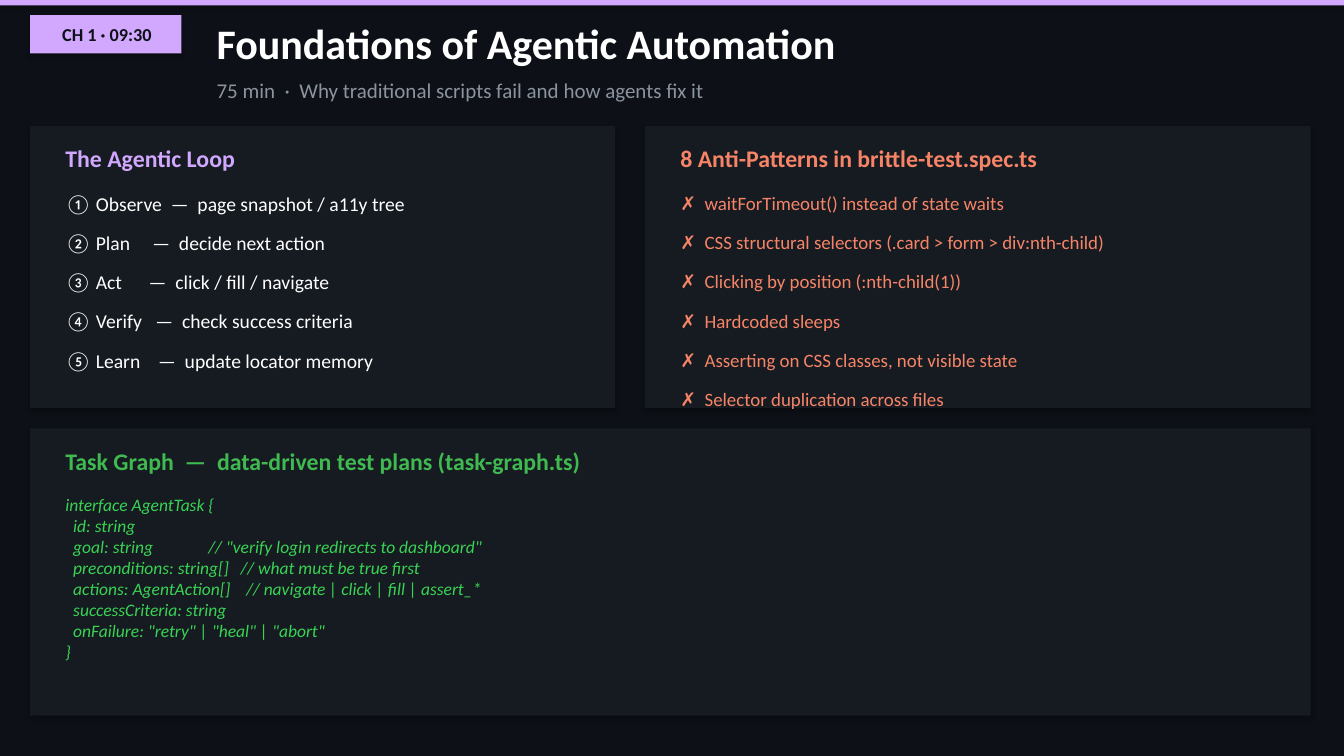
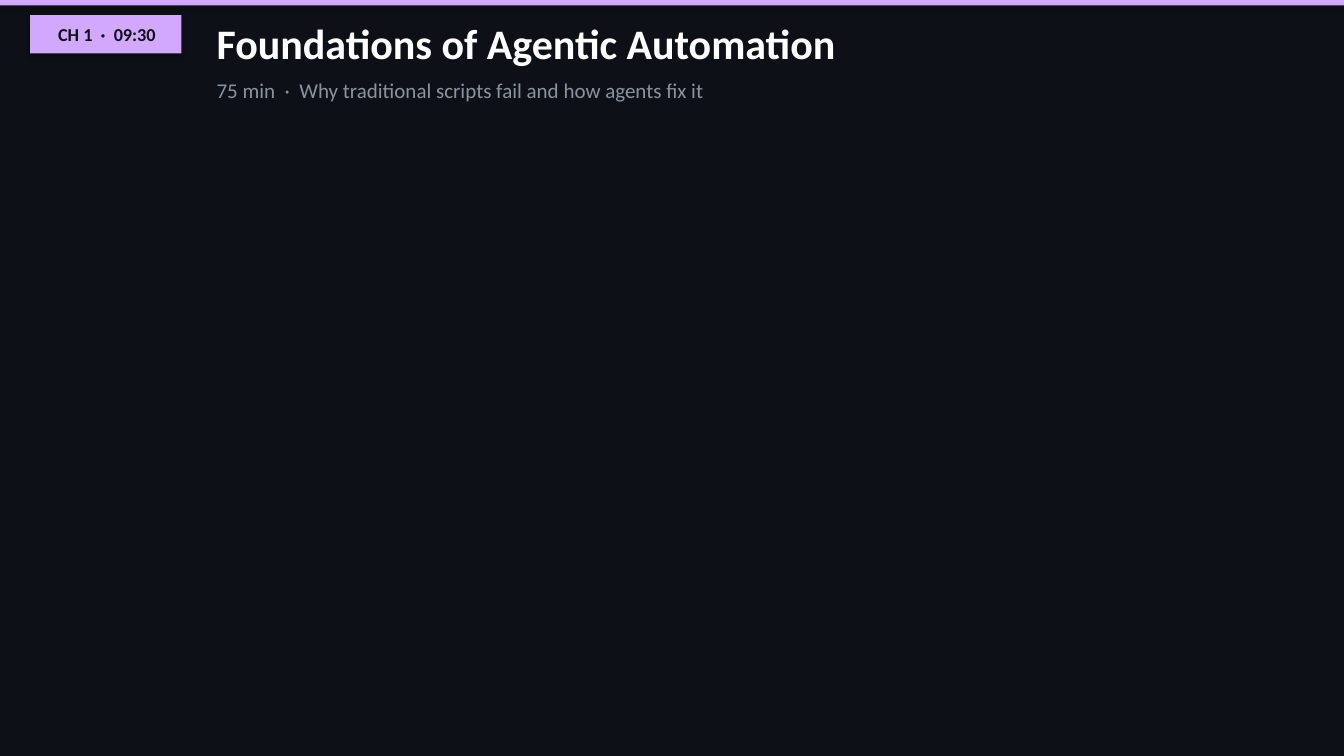
Before and after one commit to QA-Olympians-Academy/web-detective, a slide deck: slide 8 of web-detective-workshop.pptx (slide 4 before the commit). Drawn at 1344x756 pixels with LibreOffice and Linux fonts; fonts in the diff are those of the drawing. Boxes give left, top, right and bottom in pixels: in the first picture for what was removed or moved away, otherwise in the second. Text is boxed around its words. In the diff, an @@ line names an element or a change of style, - is before the commit and + after.

```diff
--- a/web-detective-workshop.pptx
+++ b/web-detective-workshop.pptx
@@ background #0D1117 to #FFFFFF @@
@@ rectangle added at box(0, 0, 1344, 756), fill #0D1117 @@
@@ text "CH 1 · 09:30" rewrapped from box(62, 29, 152, 41) to box(58, 29, 156, 41) @@
@@ rectangle removed at box(30, 126, 615, 408) @@
@@ rectangle removed at box(645, 126, 1311, 408) @@
@@ text removed at box(65, 150, 235, 171) @@
-The Agentic Loop
@@ text removed at box(680, 150, 1036, 171) @@
-8 Anti-Patterns in brittle-test.spec.ts
@@ text removed at box(65, 195, 405, 215) @@
-① Observe — page snapshot / a11y tree
@@ text removed at box(705, 196, 1004, 213) @@
-✗ waitForTimeout() instead of state waits
@@ text removed at box(65, 234, 325, 254) @@
-② Plan — decide next action
@@ text removed at box(705, 235, 1103, 252) @@
-✗ CSS structural selectors (.card > form > div:nth-child)
@@ text removed at box(65, 273, 329, 293) @@
-③ Act — click / fill / navigate
@@ text removed at box(705, 274, 961, 292) @@
-✗ Clicking by position (:nth-child(1))
@@ text removed at box(65, 312, 352, 332) @@
-④ Verify — check success criteria
@@ text removed at box(705, 315, 841, 331) @@
-✗ Hardcoded sleeps
@@ text removed at box(65, 352, 373, 372) @@
-⑤ Learn — update locator memory
@@ text removed at box(705, 354, 1018, 371) @@
-✗ Asserting on CSS classes, not visible state
@@ text removed at box(705, 393, 944, 409) @@
-✗ Selector duplication across files
@@ rectangle removed at box(30, 429, 1311, 716) @@
@@ text removed at box(65, 452, 580, 474) @@
-Task Graph — data-driven test plans (task-graph.ts)
@@ text removed at box(65, 499, 482, 640) @@
-interface AgentTask {
-id: string
-goal: string // "verify login redirects to dashboard"
-preconditions: string[] // what must be true first
-actions: AgentAction[] // navigate | click | fill | assert_*
-successCriteria: string
-onFailure: "retry" | "heal" | "abort"
-}
```
Also in this commit, not shown: 6 other slides changed, 75 slides added, 5 slides removed, 5 other files.
